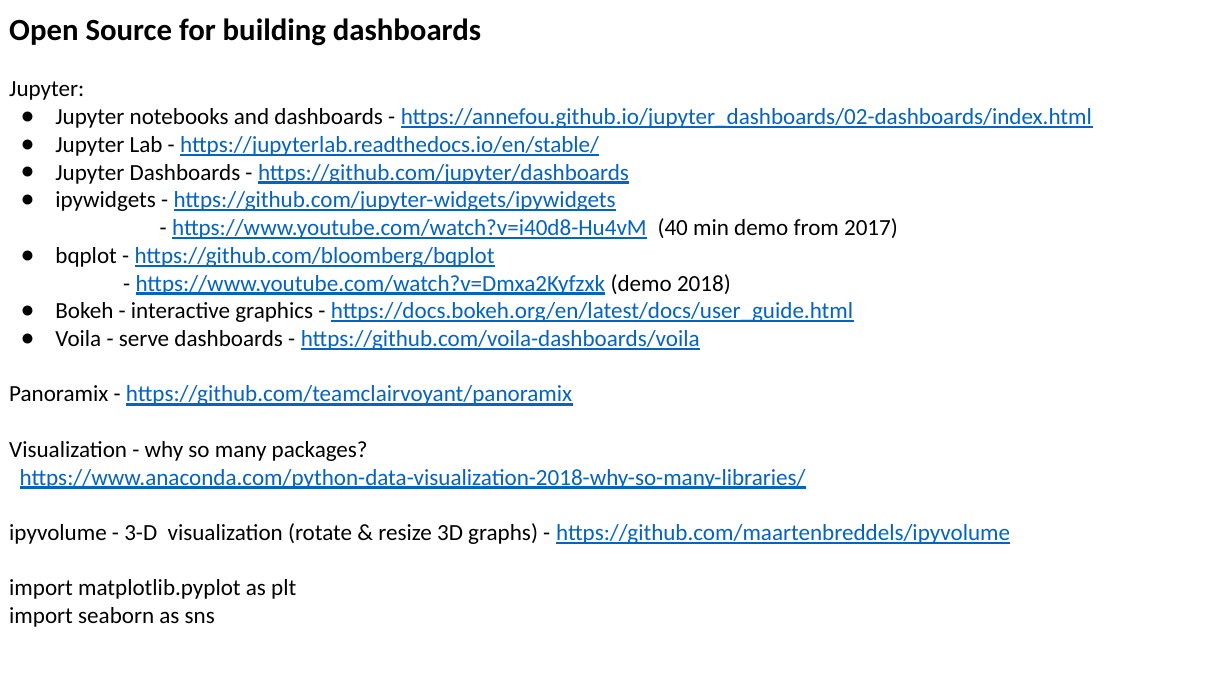
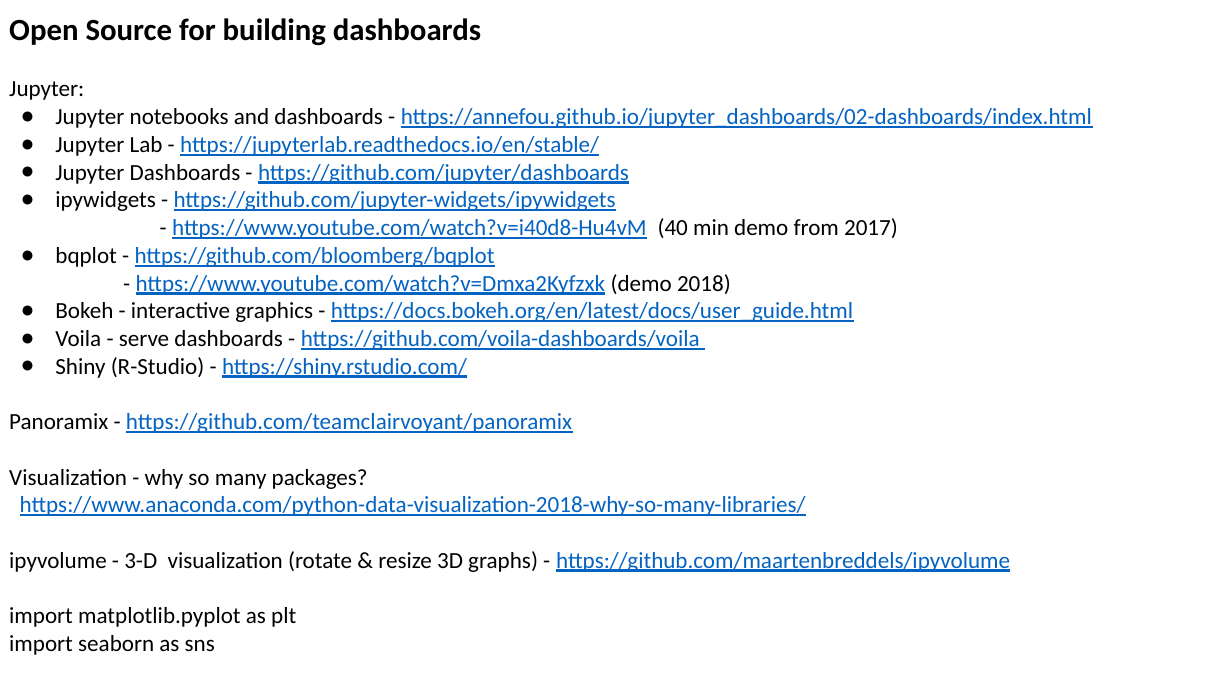
Before and after one commit to lselector/ml_ai_doc, a slide deck: slide 3 of analytics_dashboards.pptx. Drawn at 1232x693 pixels with LibreOffice and Linux fonts; fonts in the diff are those of the drawing. Boxes give left, top, right and bottom in pixels: in the first picture for what was removed or moved away, otherwise in the second. Text is boxed around its words. In the diff, an @@ line names an element or a change of style, - is before the commit and + after.

```diff
--- a/analytics_dashboards.pptx
+++ b/analytics_dashboards.pptx
@@ text at <box>55,357,467,378</box>: paragraph added @@
+● Shiny (R-Studio) - https://shiny.rstudio.com/
```
Also in this commit, not shown: 1 other file.
